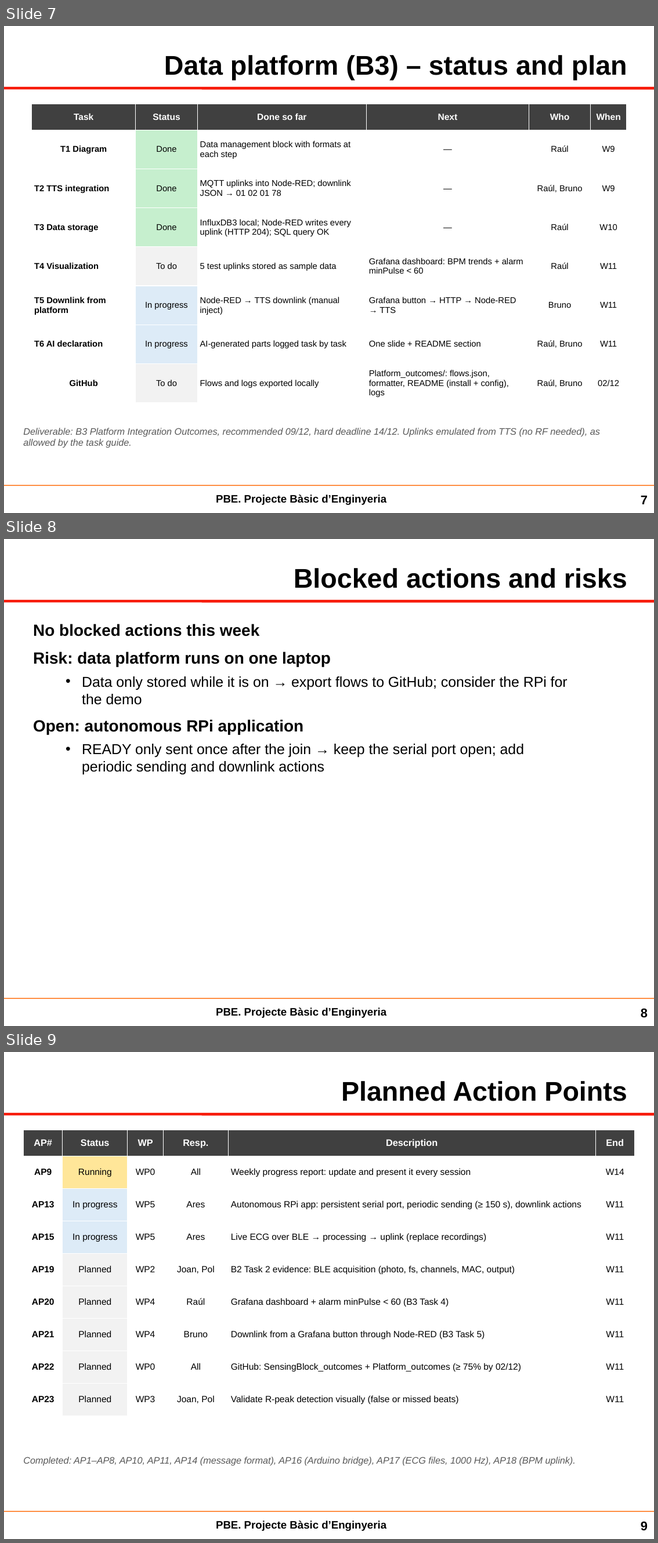
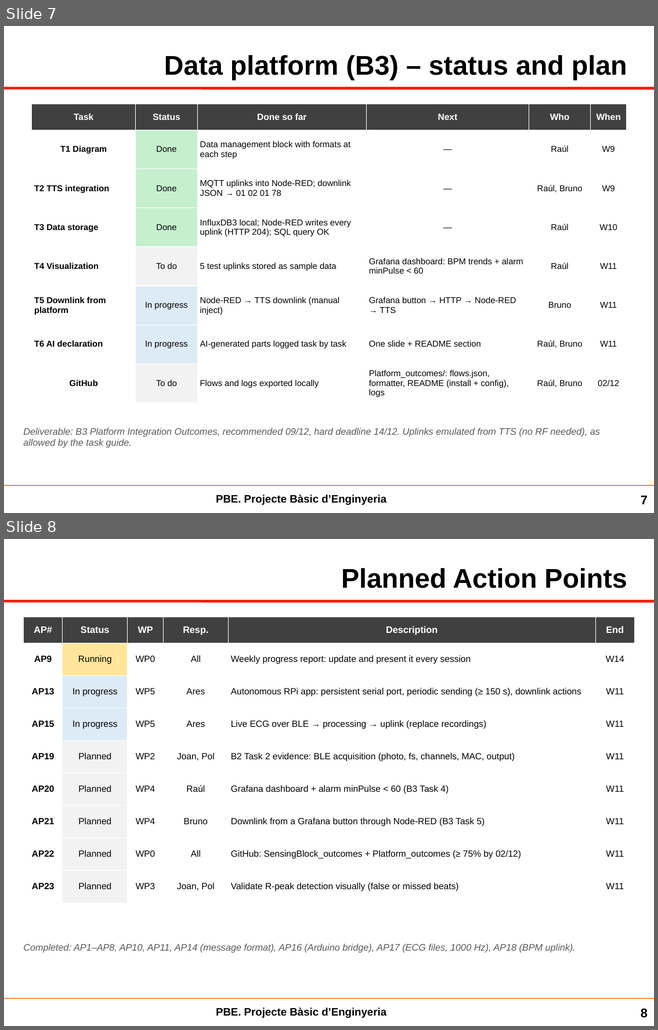
Before and after one commit to PBEF26/pbe-team1, a slide deck: Progress Reports/ProgressReport_PBE_25_11_26.pptx. Shown one above the other, each under a label of ours: slides 7, 8 and 9 before the commit, slides 7 and 8 after it. The pictures are 658x1543 and 658x1030 pixels, drawn with LibreOffice and Linux fonts; fonts in the diff are those of the drawing; background and template pictures are left out. Boxes give left, top, right and bottom in pixels: in the first picture for what was removed or moved away, otherwise in the second. Text is boxed around its words. In the diff, an @@ line names an element or a change of style, - is before the commit and + after.

```diff
--- a/Progress Reports/ProgressReport_PBE_25_11_26.pptx
+++ b/Progress Reports/ProgressReport_PBE_25_11_26.pptx
@@ slide 8 removed at [4,539,654,1026], background #FFFFFF; not listed: 3 template elements that a slide beside it also shows @@
@@ text removed at [293,568,627,588] @@
-Blocked actions and risks
@@ text removed at [33,624,567,774] @@
-No blocked actions this week
-Risk: data platform runs on one laptop
-• Data only stored while it is on → export flows to GitHub; consider the RPi for the demo
-Open: autonomous RPi application
-• READY only sent once after the join → keep the serial port open; add periodic sending and downlink actions
@@ page number removed at [640,1009,647,1017] @@
-8
@@ what was slide 9 is now slide 8 @@
@@ page number at [640,1009,647,1017]: text changed @@
-9
+8
```
Also in this commit, not shown: 1 slide changed, 1 slide added.
